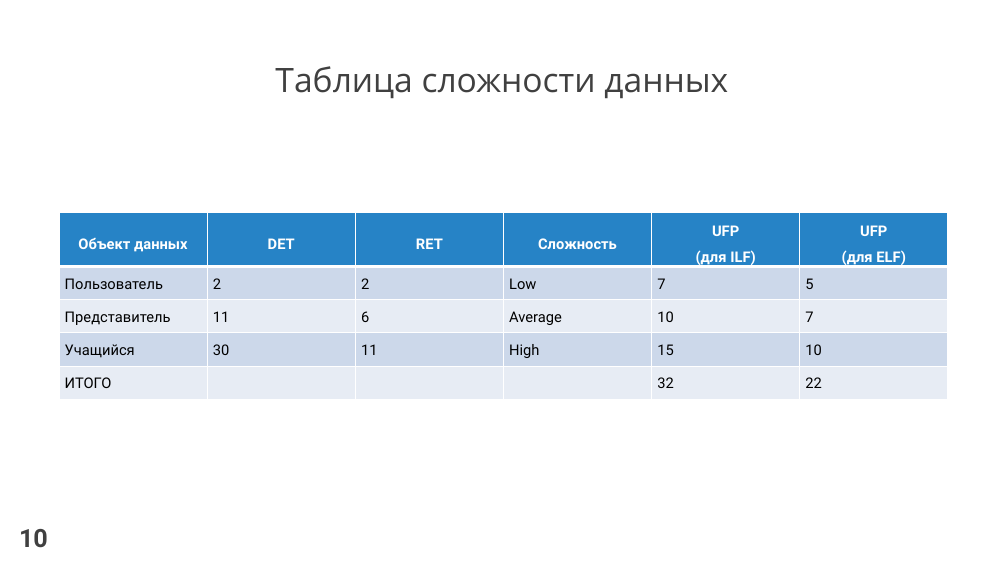
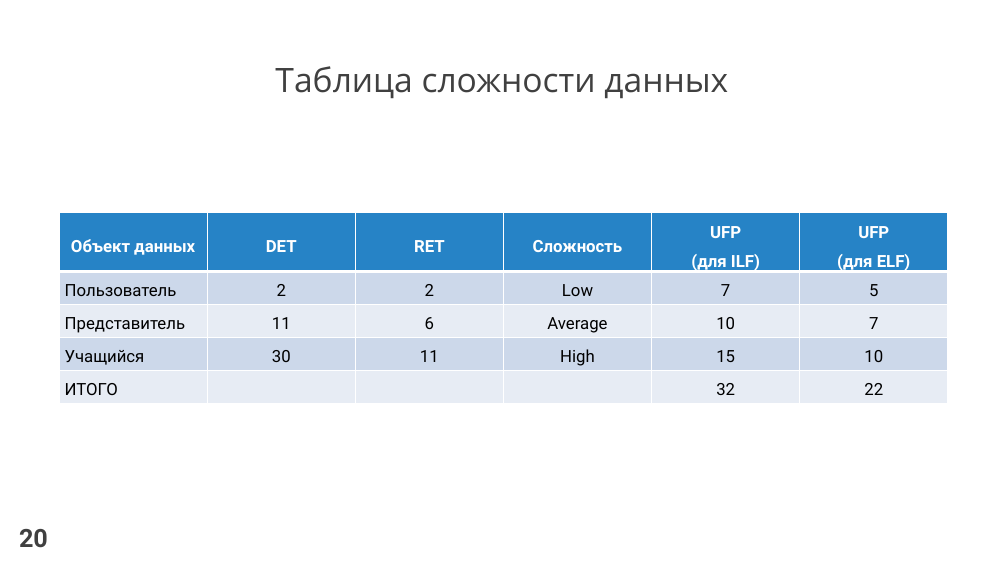
Before and after one commit to venera13/diploma, a slide deck: slide 20 of защита/защита, выступление/ЛобановаВА.pptx (slide 10 before the commit). Drawn at 1008x567 pixels with LibreOffice and Linux fonts; fonts in the diff are those of the drawing. Boxes give left, top, right and bottom in pixels: in the first picture for what was removed or moved away, otherwise in the second. Text is boxed around its words. In the diff, an @@ line names an element or a change of style, - is before the commit and + after.

```diff
--- a/защита/защита, выступление/ЛобановаВА.pptx
+++ b/защита/защита, выступление/ЛобановаВА.pptx
@@ table at [59,212,948,402] @@
@@ size 14 to 16 pt @@
@@ alignment justified to centre @@
@@ text at [19,529,48,548]: text changed @@
-10
+20
```
Also in this commit, not shown: 21 other slides changed, 2 slides removed, 1 other file.
